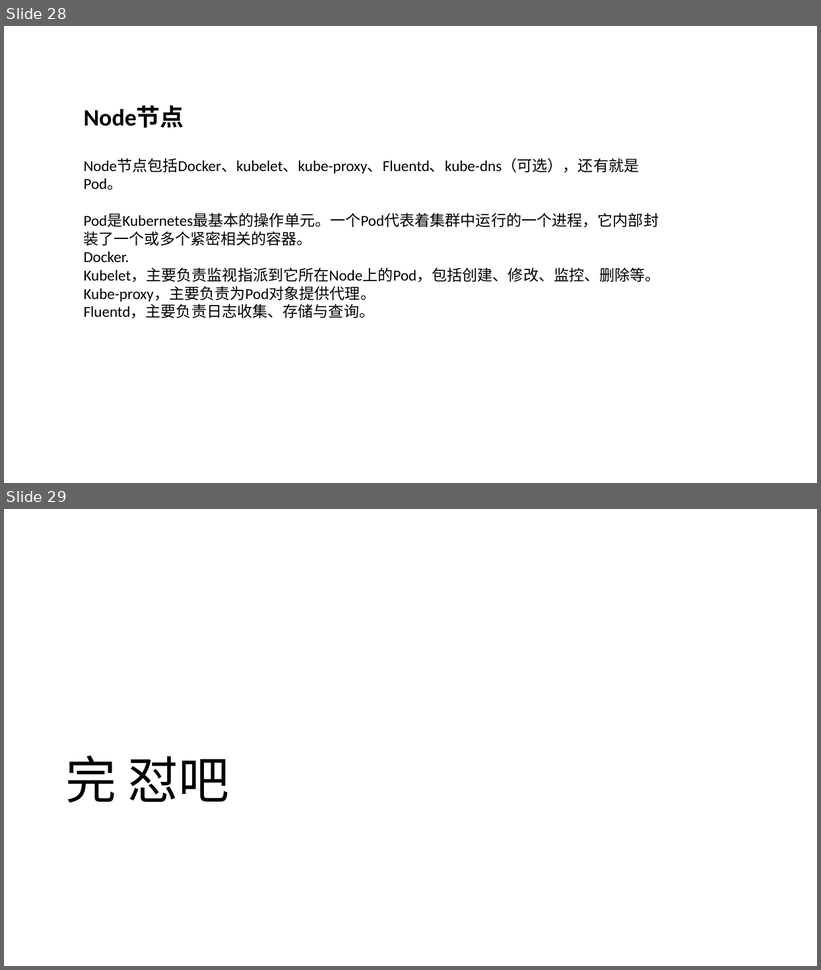
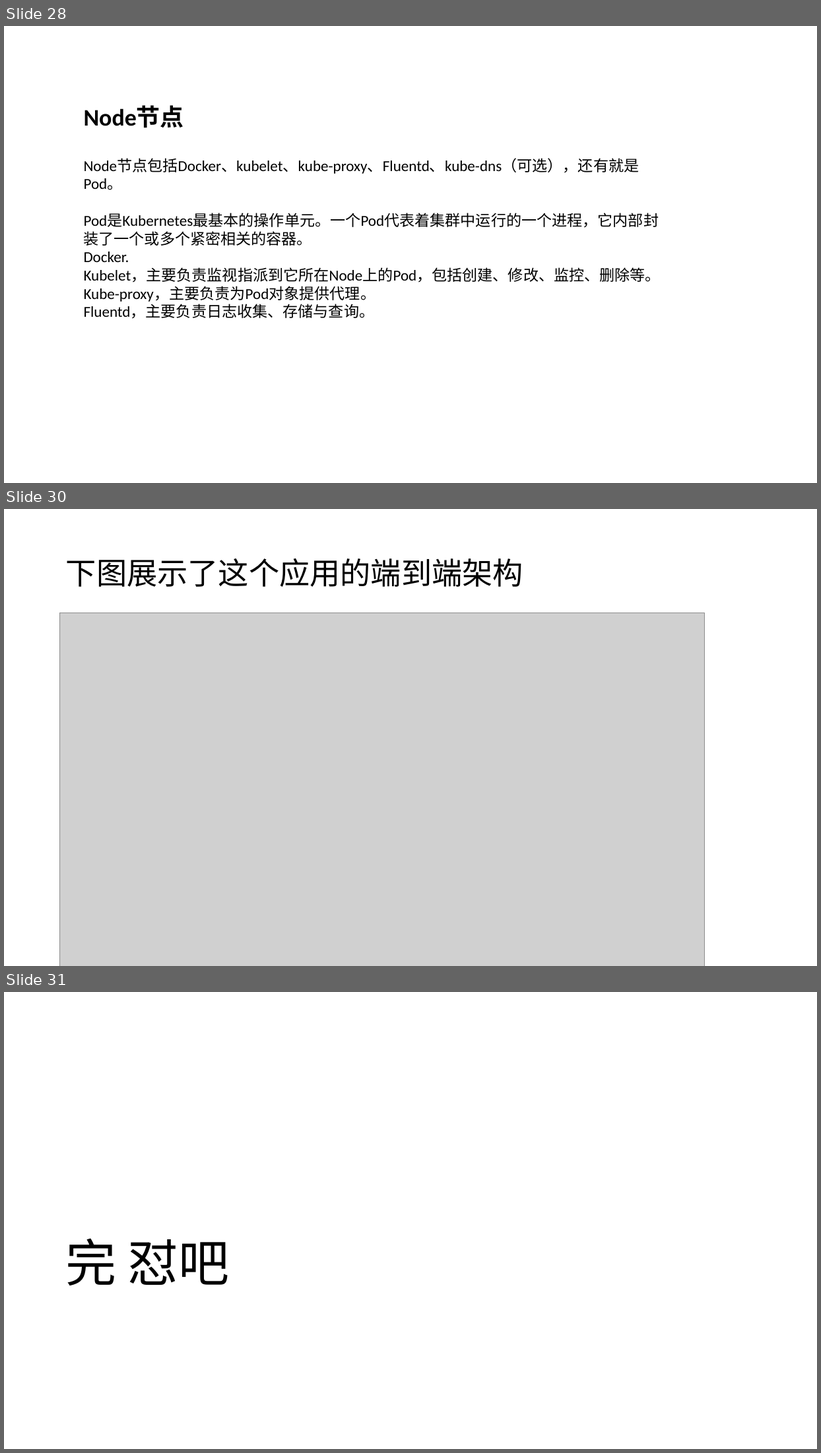
Before and after one commit to shanyao19940801/BookeNote, a slide deck: ServiceMesh/file/ServiceMesh.pptx. Shown one above the other, each under a label of ours: slides 28 and 29 before the commit, slides 28, 30 and 31 after it; the slides between them are not shown. The pictures are 821x970 and 821x1453 pixels, drawn with LibreOffice and Linux fonts; fonts in the diff are those of the drawing; grey boxes stand for pictures. Boxes give left, top, right and bottom in pixels: in the first picture for what was removed or moved away, otherwise in the second. Text is boxed around its words. In the diff, an @@ line names an element or a change of style, - is before the commit and + after.

```diff
--- a/ServiceMesh/file/ServiceMesh.pptx
+++ b/ServiceMesh/file/ServiceMesh.pptx
@@ slide 30 added at bbox=[4, 509, 817, 966], background #FFFFFF @@
@@ title added at bbox=[66, 559, 523, 587], 36 pt, text #000000 @@
+下图展示了这个应用的端到端架构
@@ picture added at bbox=[60, 613, 705, 966] @@
@@ what was slide 29 is now slide 31 @@
```
Also in this commit, not shown: 1 other slide added, 2 other files.
